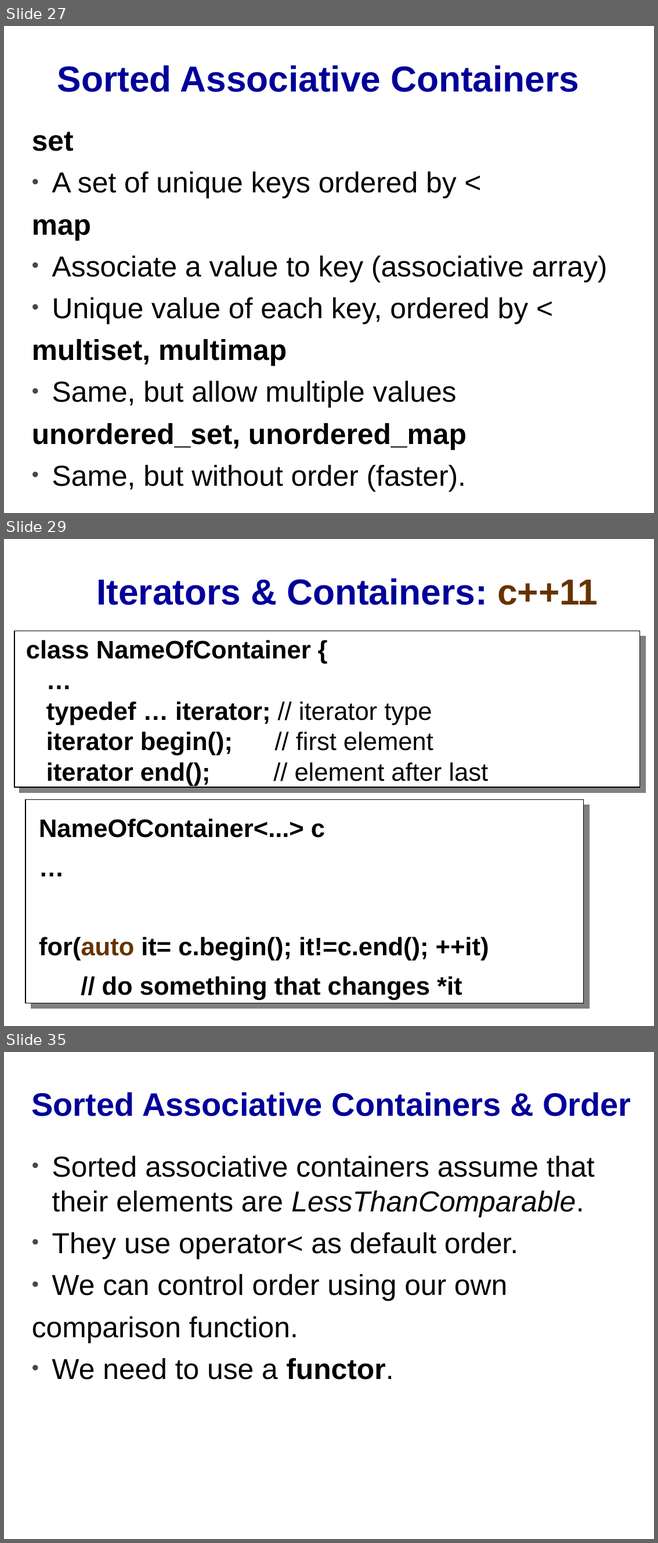
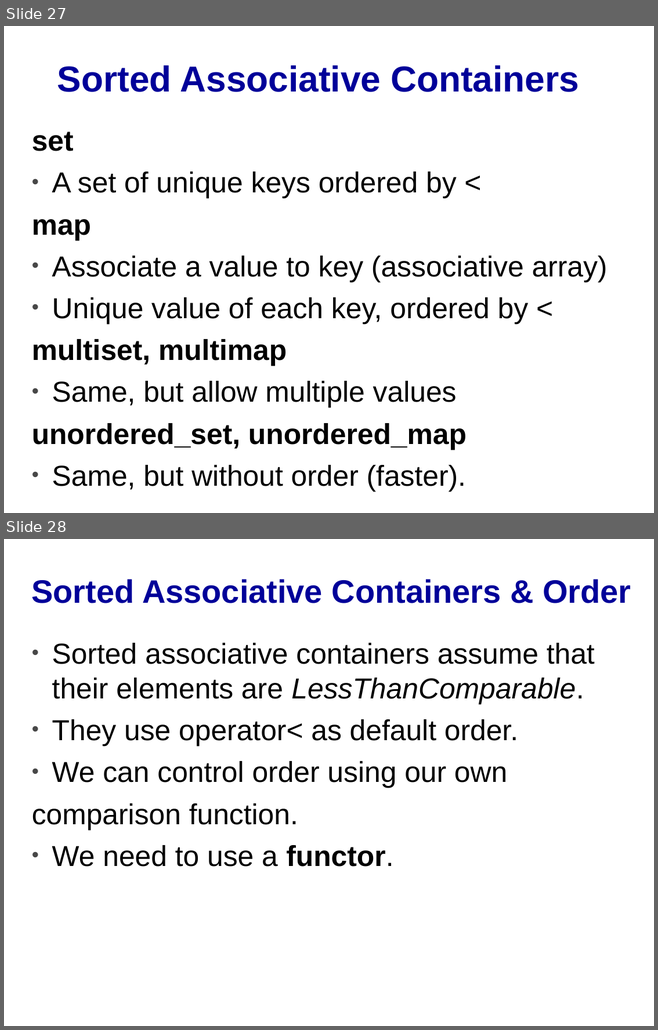
Before and after one commit to cpp-at-ariel/cpp-5780, a slide deck: 10-stl-containers/slides-containers.odp. Shown one above the other, each under a label of ours: slides 27, 29 and 35 before the commit, slides 27 and 28 after it; the slides between them are not shown. The pictures are 658x1543 and 658x1030 pixels, drawn with LibreOffice and Linux fonts; fonts in the diff are those of the drawing. Boxes give left, top, right and bottom in pixels: in the first picture for what was removed or moved away, otherwise in the second. Text is boxed around its words. In the diff, an @@ line names an element or a change of style, - is before the commit and + after.

```diff
--- a/10-stl-containers/slides-containers.odp
+++ b/10-stl-containers/slides-containers.odp
@@ slide 29 removed at [4, 539, 654, 1026], background #FFFFFF @@
@@ title removed at [96, 578, 597, 605] @@
-Iterators & Containers: c++11
@@ freeform shape removed at [14, 631, 639, 788] @@
@@ text removed at [26, 640, 488, 786] @@
-class NameOfContainer {
-…
-typedef … iterator; // iterator type
-iterator begin(); // first element
-iterator end(); // element after last
@@ freeform shape removed at [25, 799, 583, 1003] @@
-NameOfContainer<...> c
-…
-for(auto it= c.begin(); it!=c.end(); ++it)
-// do something that changes *it
@@ what was slide 35 is now slide 28 @@
```
Also in this commit, not shown: 2 slides changed, 6 other slides removed, 6 other files.
